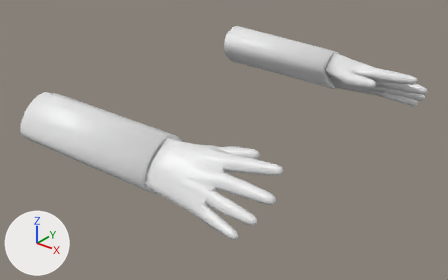
One commit to the Blender file SourceAssets/Characters/IcePick/FPHands_Base/IcePickHands_Base.blend: the scene before it, then after it.
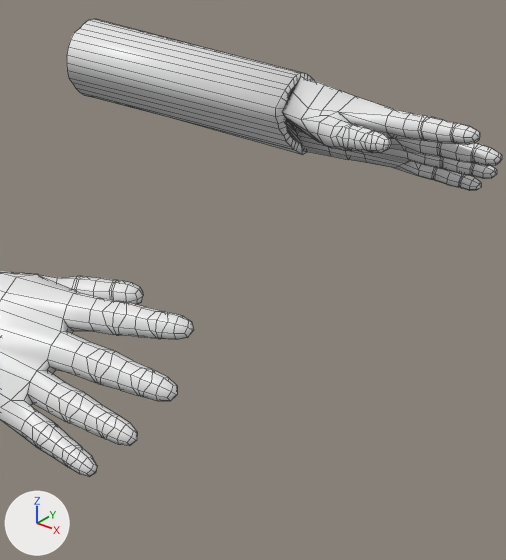
Each version is shown whole from a camera (50 mm lens) standing at (20.08, -14.78, 9.96) and looking at (8.93, -0.84, 1.32), then close up on the part from 43% to 96% of the width and 6% to 100% of the height. The lights are fixed; the arrows at lower left show +X, +Y and +Z. The older version's two pictures come first. The close-ups show mesh edges as thin lines.

The older version as bpy lines, for what is in view:
```python
me_cube_002 = bpy.data.meshes.new('Cube.002')
me_cube_002.from_pydata(...)  # 1326 vertices, 1260 faces; spans x 5.07..13.34, y -5.61..5.58, z 1.5..3.17
me_cube_002.materials.append(mat_material)  # its picture is missing
ob_cube_004 = bpy.data.objects.new('Cube.004', me_cube_002)
ob_cube_004.location = (0.0, 0.0, 0.0)
```
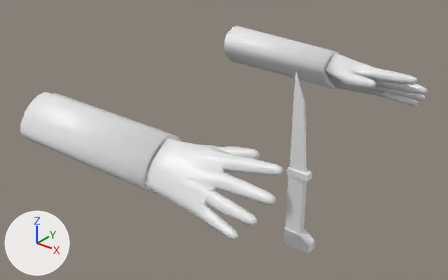
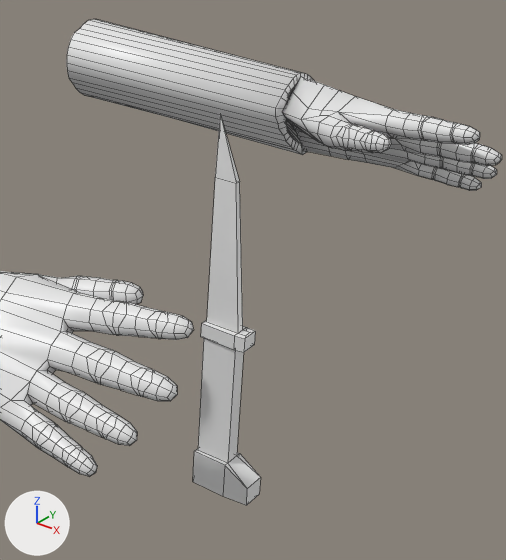
Boxes [x1, y1, x2, y2] around the edits, measured in the close-ups (506 x 560 px):
'Cube.004', reshaped: before [0, 19, 502, 476]; after [0, 19, 502, 505]
part 1 of me_cube_002, added: after [193, 115, 261, 505]

The change, as a list of edits to the scene's bpy script:
```text
Change me_cube_002:
    used by ob_cube_004; location = (0.0, 0.0, 0.0)
    remove me_cube_002.from_pydata(...)  # 1326 vertices, 1260 faces; spans x 5.07..13.34, y -5.61..5.58, z 1.5..3.17
    add me_cube_002.from_pydata(...)  # 1377 vertices, 1312 faces; spans x 5.07..13.34, y -5.61..5.58, z -0.25..4.82
    me_cube_002 part 1: a new loose piece of 51 vertices spanning x 12.32..13.16, y -2.46..-2.11, z -0.25..4.82, in mat_material (its picture is missing)
```
